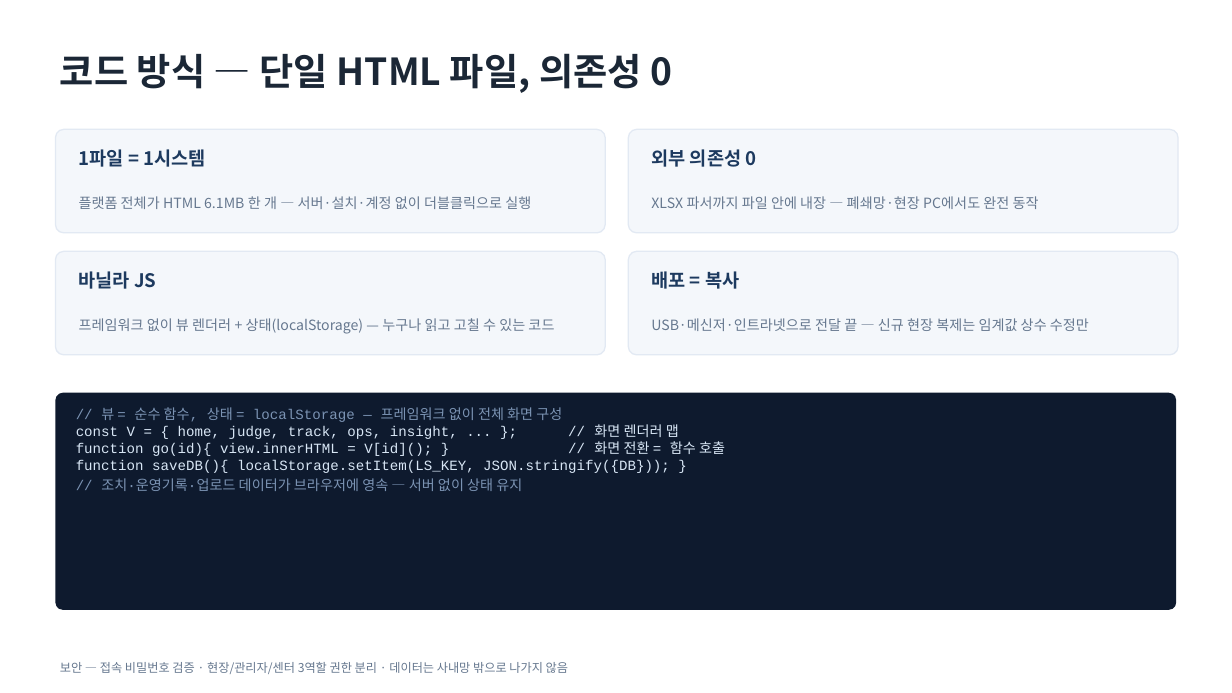
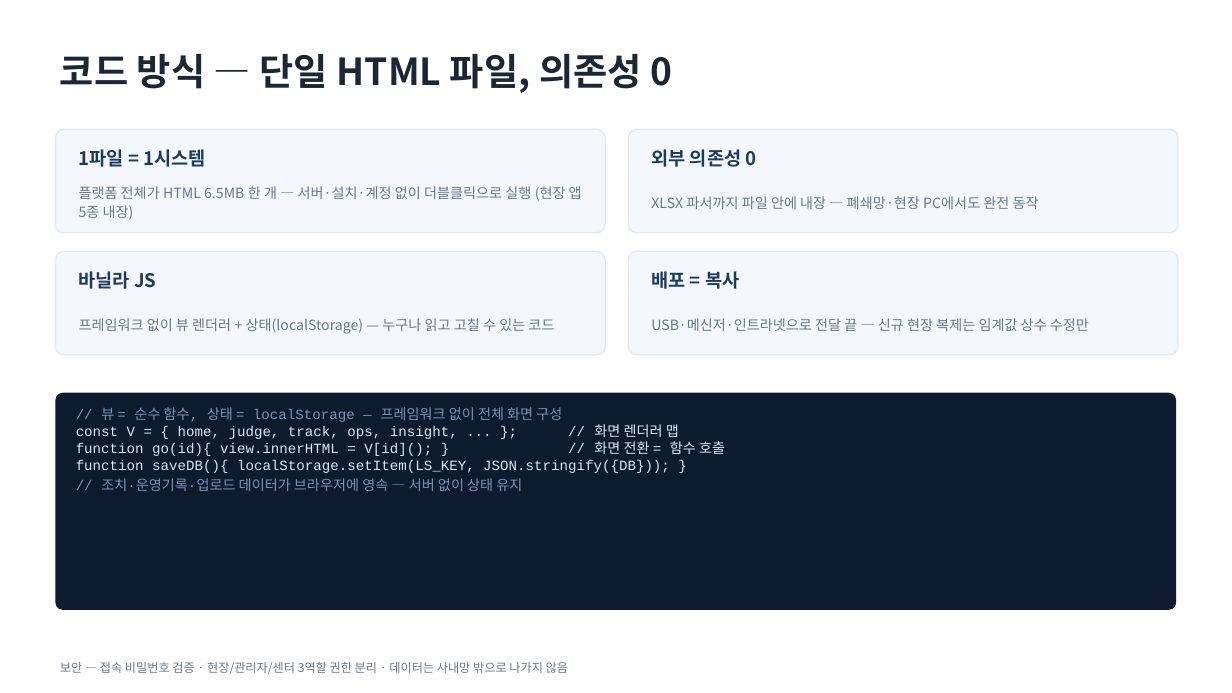
Before and after one commit to hodoo0831-coder/zenf-, a slide deck: slide 4 of ZEN_기술보고서.pptx. Drawn at 1232x693 pixels with LibreOffice and Linux fonts; fonts in the diff are those of the drawing. Boxes give left, top, right and bottom in pixels: in the first picture for what was removed or moved away, otherwise in the second. Text is boxed around its words. In the diff, an @@ line names an element or a change of style, - is before the commit and + after.

```diff
--- a/ZEN_기술보고서.pptx
+++ b/ZEN_기술보고서.pptx
@@ text at bbox=[79, 186, 582, 220]: text changed @@
-플랫폼 전체가 HTML 6.1MB 한 개 — 서버·설치·계정 없이 더블클릭으로 실행
+플랫폼 전체가 HTML 6.5MB 한 개 — 서버·설치·계정 없이 더블클릭으로 실행 (현장 앱 5종 내장)
```
Also in this commit, not shown: 4 other slides changed, 4 other files.
